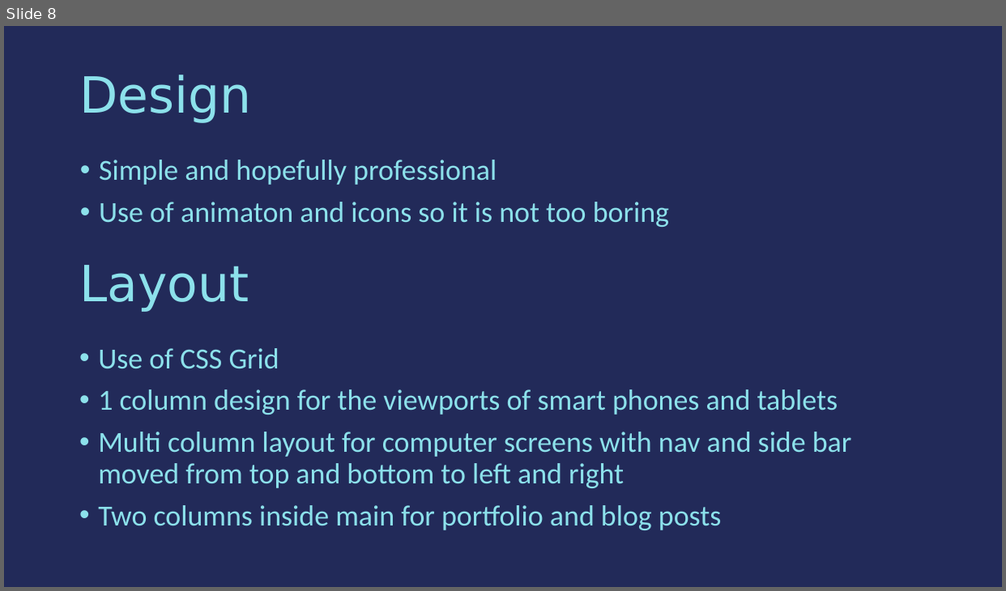
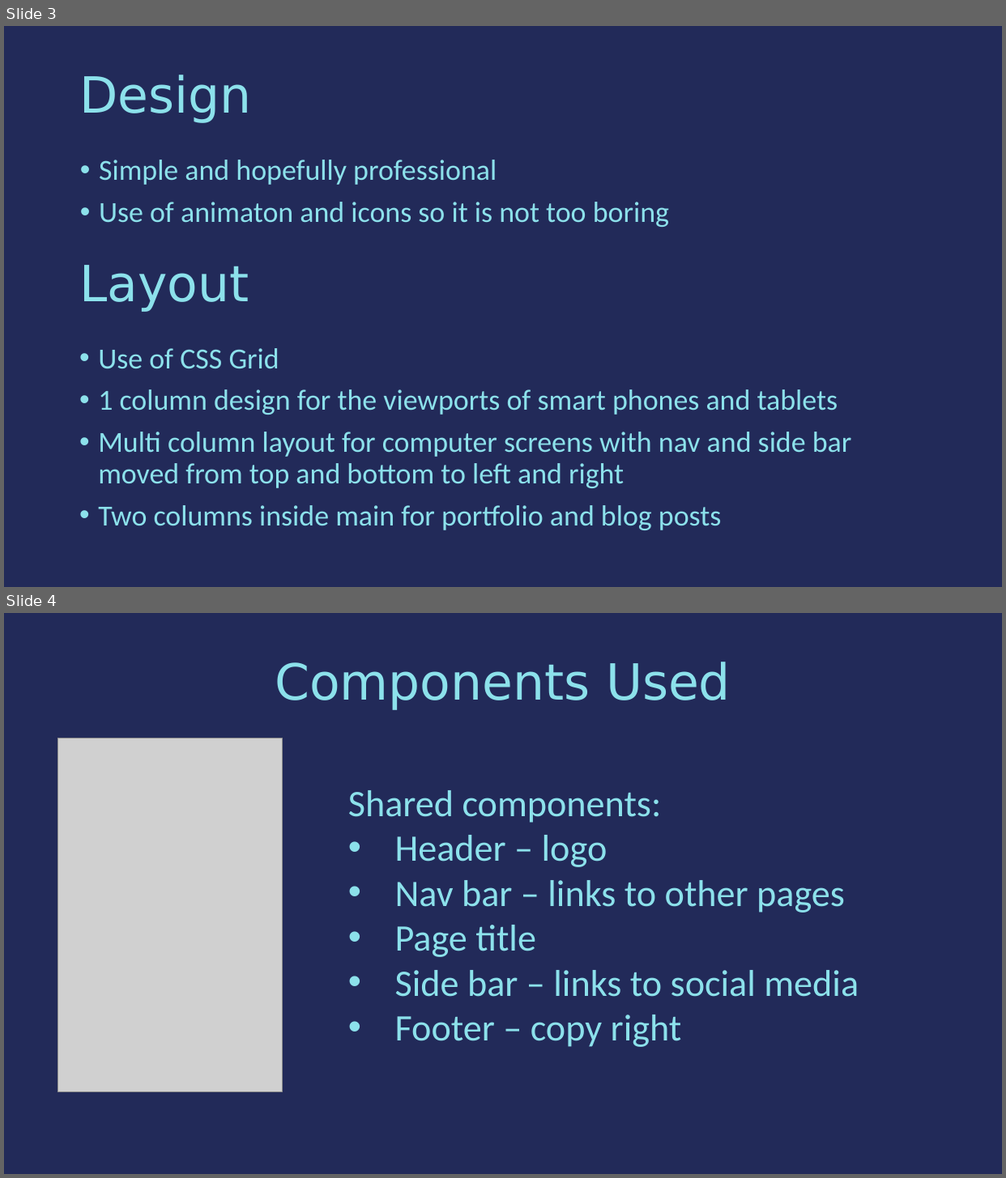
Before and after one commit to noe13hsu/T1A2---Portfolio, a slide deck: ppt/portfolio.pptx. Shown one above the other, each under a label of ours: slide 8 before the commit, slides 3 and 4 after it. The pictures are 1006x591 and 1006x1178 pixels, drawn with LibreOffice and Linux fonts; fonts in the diff are those of the drawing; grey boxes stand for pictures. Boxes give left, top, right and bottom in pixels: in the first picture for what was removed or moved away, otherwise in the second. Text is boxed around its words. In the diff, an @@ line names an element or a change of style, - is before the commit and + after.

```diff
--- a/ppt/portfolio.pptx
+++ b/ppt/portfolio.pptx
@@ slide 4 added at bbox=[4, 613, 1002, 1174], background #222A59 @@
@@ title added at bbox=[275, 662, 731, 710], 48 pt, text #8CE1EB @@
+Components Used
@@ picture added at bbox=[58, 738, 283, 1093] @@
@@ text added at bbox=[348, 790, 859, 1047], 36 pt, text #8CE1EB @@
+Shared components:
+• Header – logo
+• Nav bar – links to other pages
+• Page title
+• Side bar – links to social media
+• Footer – copy right
@@ what was slide 8 is now slide 3 @@
```
Also in this commit, not shown: 1 slide changed, 2 other slides added, 2 slides removed, 20 other files.
